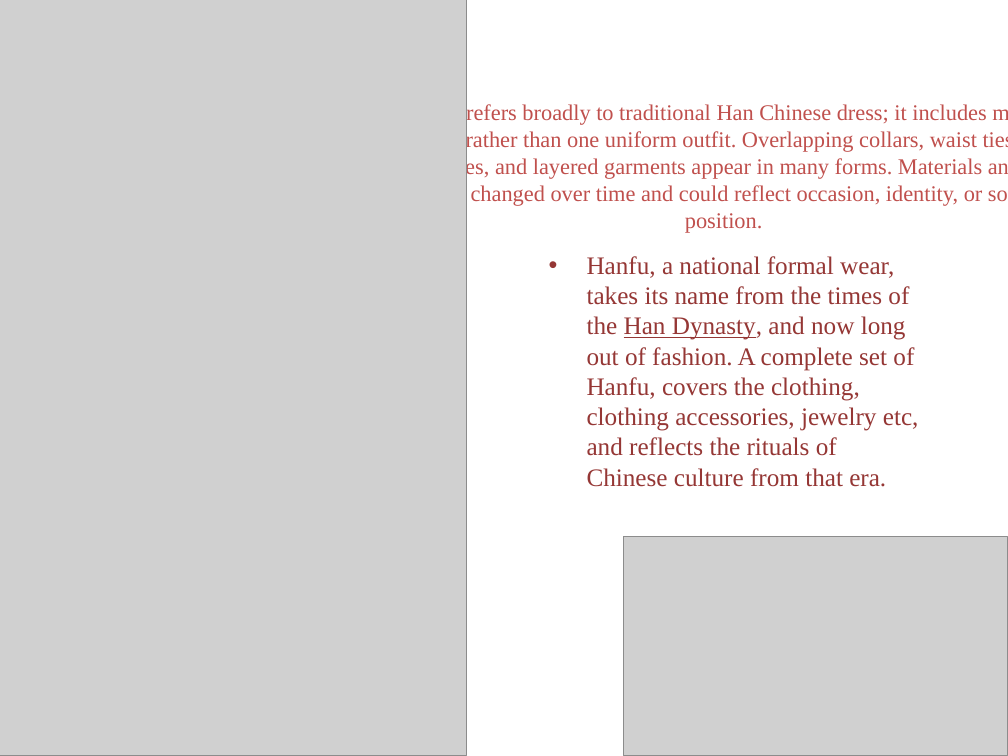
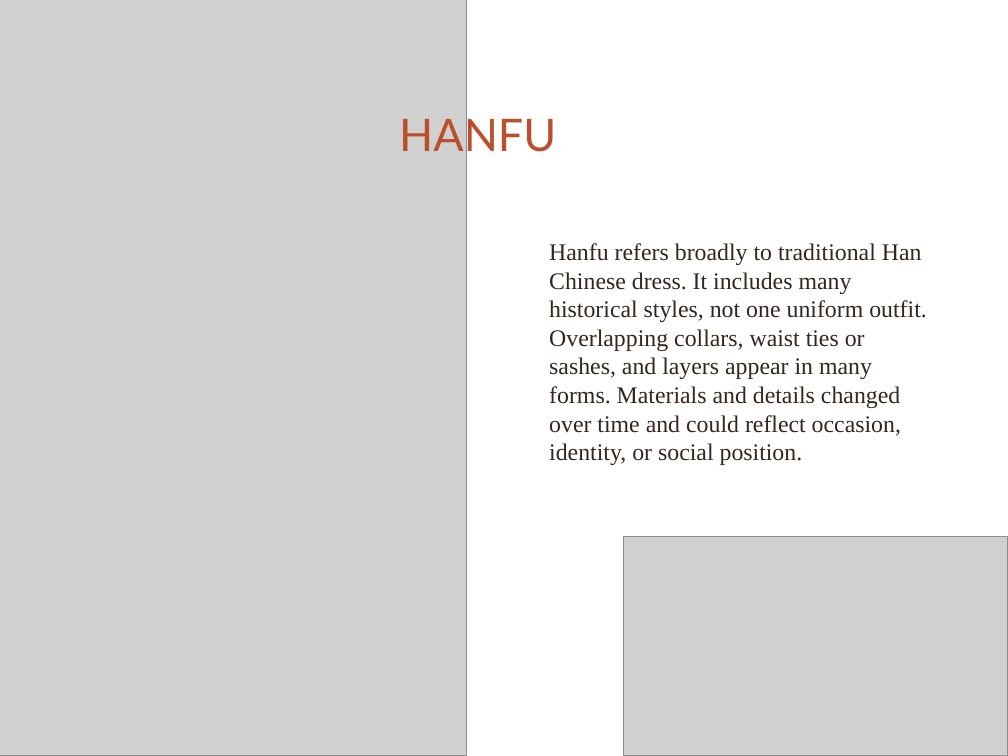
Before and after one commit to loxdpsy/pptx, a slide deck: slide 5 of ancientchineseclothinghk.pptx. Drawn at 1008x756 pixels with LibreOffice and Linux fonts; fonts in the diff are those of the drawing; grey boxes stand for pictures. Boxes give left, top, right and bottom in pixels: in the first picture for what was removed or moved away, otherwise in the second. Text is boxed around its words. In the diff, an @@ line names an element or a change of style, - is before the commit and + after.

```diff
--- a/ancientchineseclothinghk.pptx
+++ b/ancientchineseclothinghk.pptx
@@ text added at (399,112,556,160), 32 pt, text #BB4E2B @@
+HANFU
@@ text "Hanfu refers broadly to traditional ..." at (549,243,927,465): vertical alignment middle to top @@
@@ text at (549,243,927,465): text changed; size 16 to 17 pt; text colour #C0504D to #34261E @@
-Hanfu refers broadly to traditional Han Chinese dress; it includes many styles rather than one uniform outfit. Overlapping collars, waist ties or sashes, and layered garments appear in many forms. Materials and details changed over time and could reflect occasion, identity, or social position.
+Hanfu refers broadly to traditional Han Chinese dress. It includes many historical styles, not one uniform outfit. Overlapping collars, waist ties or sashes, and layers appear in many forms. Materials and details changed over time and could reflect occasion, identity, or social position.
@@ text removed at (587,256,919,487) @@
-• Hanfu, a national formal wear, takes its name from the times of the Han Dynasty, and now long out of fashion. A complete set of Hanfu, covers the clothing, clothing accessories, jewelry etc, and reflects the rituals of Chinese culture from that era.
```
Also in this commit, not shown: 4 other slides changed.
